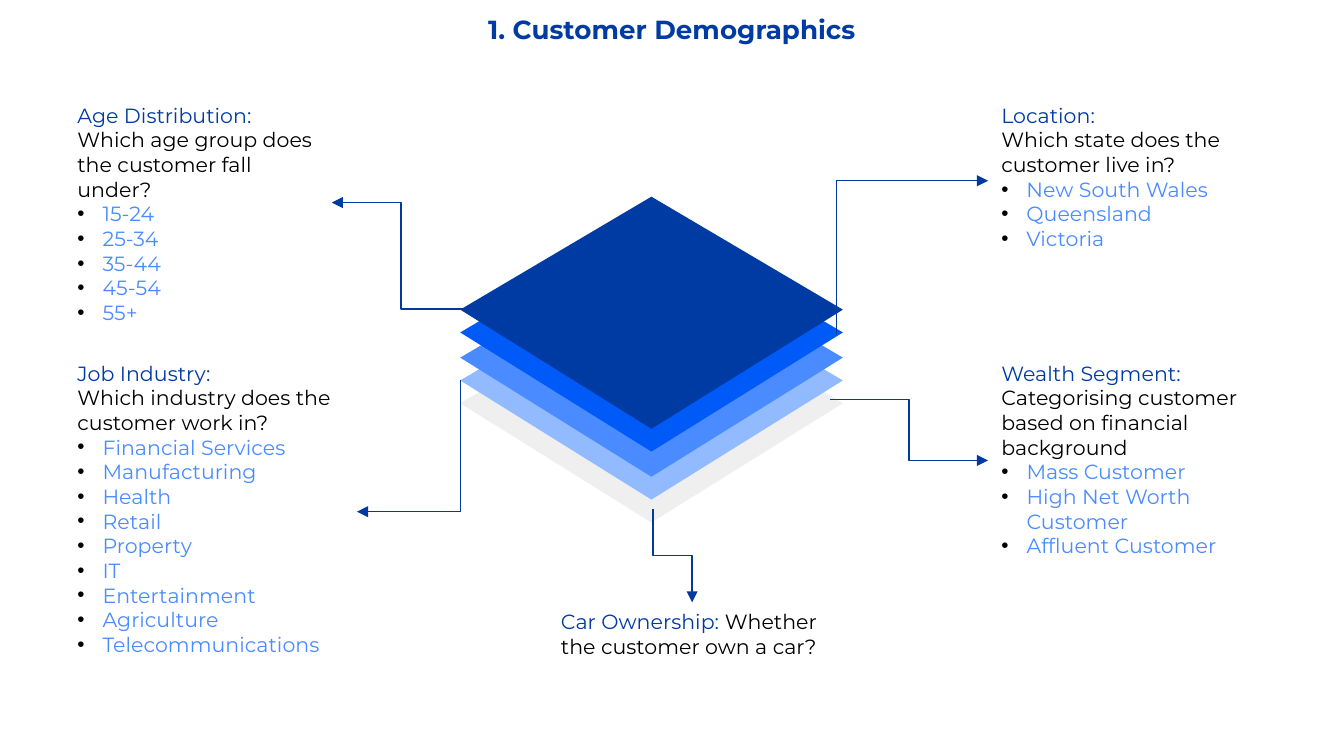
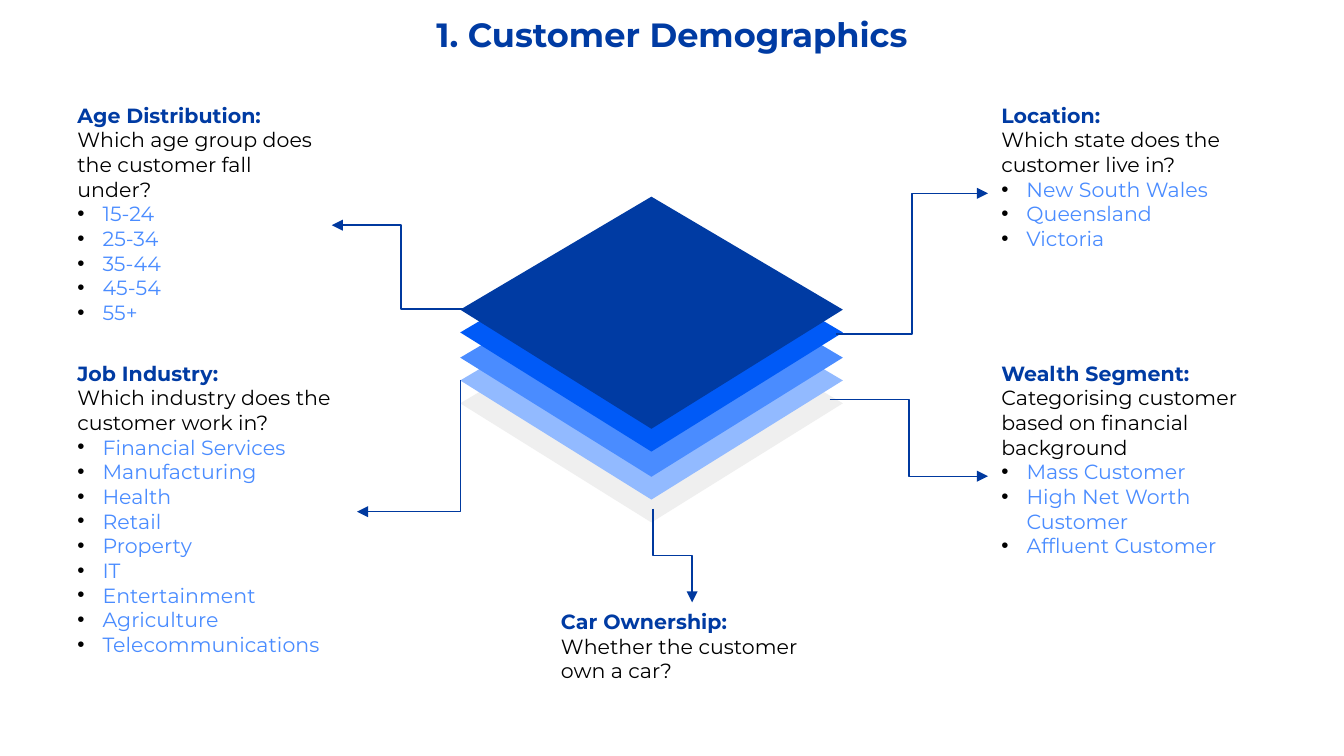
Before and after one commit to anjalihansda16/Customer-Segmentation, a slide deck: slide 12 of ppt/Customer Segmentation.pptx (slide 11 before the commit). Drawn at 1344x756 pixels with LibreOffice and Linux fonts; fonts in the diff are those of the drawing. Boxes give left, top, right and bottom in pixels: in the first picture for what was removed or moved away, otherwise in the second. Text is boxed around its words. In the diff, an @@ line names an element or a change of style, - is before the commit and + after.

```diff
--- a/ppt/Customer Segmentation.pptx
+++ b/ppt/Customer Segmentation.pptx
@@ title "1. Customer Demographics" at bbox=[436, 20, 908, 54]: size 14 to 18 pt @@
@@ text at bbox=[77, 107, 261, 127]: bold on in "Age Distribution:" @@
@@ text at bbox=[1001, 107, 1100, 123]: bold on in "Location:" @@
@@ elbow arrow moved from (836, 333) - (988, 181) to (836, 333) - (988, 194) @@
@@ elbow arrow moved from (470, 309) - (332, 203) to (470, 309) - (332, 226) @@
@@ text at bbox=[77, 365, 218, 385]: bold on in "Job Industry:" @@
@@ text at bbox=[1001, 365, 1237, 459]: bold on in "Wealth Segment:" @@
@@ elbow arrow moved from (829, 399) - (988, 461) to (829, 399) - (988, 476) @@
@@ text "Car Ownership: Whether the customer ..." at bbox=[561, 613, 798, 678]: bold on in "Car Ownership:" @@
```
Also in this commit, not shown: 12 other slides changed, 1 slide added.
